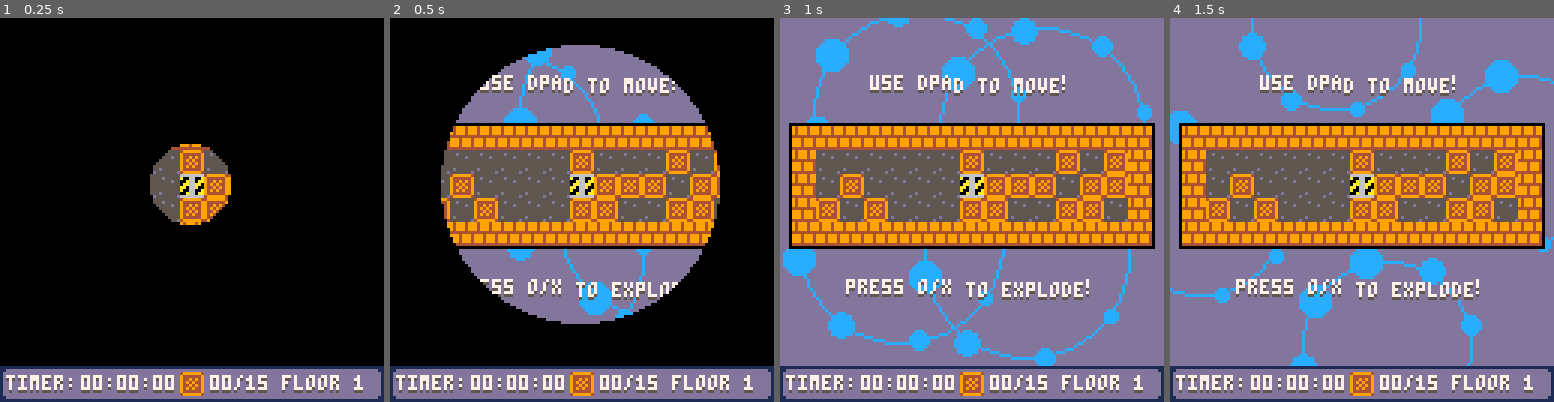
Above: before the commit, frames 1-4 (left to right).
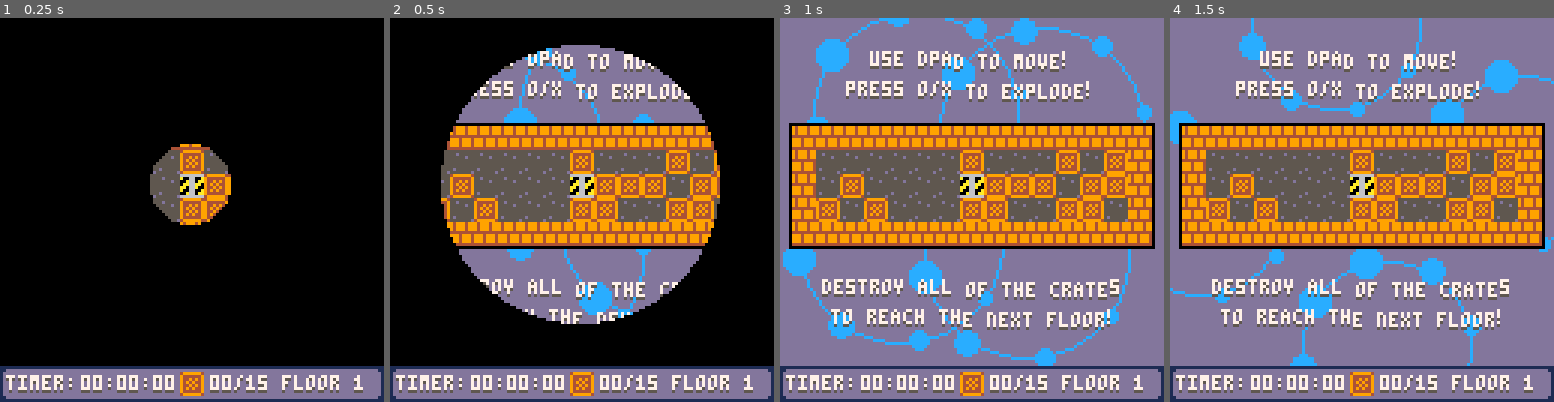
Above: after the commit, the same moments.

Repository: SHKBRD/P8CrateBall
Game: PICO-8 cartridge balltest24.p8
Two runs of this game, one before a commit and one after it. Both use one fixed random seed, a clock stepped at 60 frames per second and the inputs below.
Inputs:
- Up to frame 1 (0.25 s): no input
- Up to frame 2 (0.5 s): tap X (X key) at 0.33 s
- Up to frame 3 (1 s): tap O (Z key) at 0.7 s
- Up to frame 4 (1.5 s): tap X (X key) at 1.07 s

Frame 1 is identical in both runs. In frame 2, 3.2% of the frame differs, in the area x 21-79%, y 8-80%; in frame 3, 6.0%, in the area x 10-89%, y 8-82%; in frame 4, 6.0%.

Commit message:
add extra text to starting level

Diff:
--- a/balltest24.p8
+++ b/balltest24.p8
@@ -1585,8 +1585,10 @@
 
 function draw_level_text()
 	if floor_level == 1 then
-		draw_wavy_str("use dpad to move!", 42, 32)
-		draw_wavy_str("press o/x to explode!", 34, 100)
+		draw_wavy_str("use dpad to move!", 42, 24)
+		draw_wavy_str("press o/x to explode!", 34, 34)
+		draw_wavy_str("destroy all of the crates", 26, 100)
+		draw_wavy_str("to reach the next floor!", 29, 110)
 	end
 end
 
